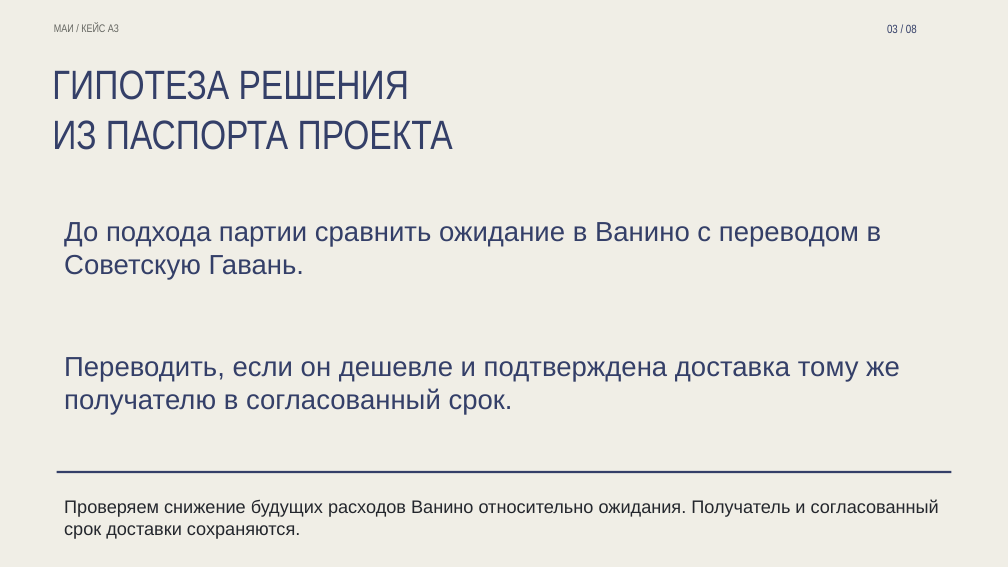
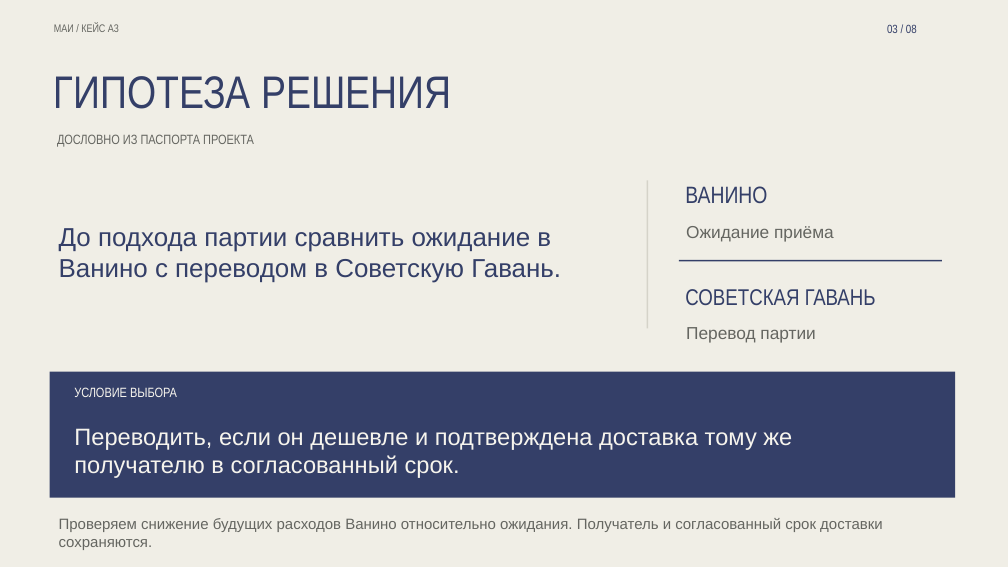
Before and after one commit to iszenzi/case-championship-hackathon-3-case, a slide deck: slide 3 of presentation/Vanino_Object_Motion.pptx. Drawn at 1008x567 pixels with LibreOffice and Linux fonts; fonts in the diff are those of the drawing. Boxes give left, top, right and bottom in pixels: in the first picture for what was removed or moved away, otherwise in the second. Text is boxed around its words. In the diff, an @@ line names an element or a change of style, - is before the commit and + after.

```diff
--- a/presentation/Vanino_Object_Motion.pptx
+++ b/presentation/Vanino_Object_Motion.pptx
@@ text "ГИПОТЕЗА РЕШЕНИЯ" at (53,76,451,109): size 39 to 43.5 pt @@
@@ text at (57,134,254,147): text changed; size 39 to 12.8 pt; text colour #343F68 to #656661 @@
-ИЗ ПАСПОРТА ПРОЕКТА
+ДОСЛОВНО ИЗ ПАСПОРТА ПРОЕКТА
@@ text "До подхода партии сравнить ожидание ..." at (59,228,561,283): size 26.2 to 24.8 pt @@
@@ rectangle added at (647,181,648,329), fill #D5D3C9 @@
@@ text added at (685,186,767,203), 22.5 pt, text #343F68 @@
+ВАНИНО
@@ text added at (686,226,834,241), 16.5 pt, text #656661 @@
+Ожидание приёма
@@ rectangle added at (679,260,942,262), fill #343F68 @@
@@ text added at (685,289,876,305), 21.8 pt, text #343F68 @@
+СОВЕТСКАЯ ГАВАНЬ
@@ text added at (686,327,815,343), 16.5 pt, text #656661 @@
+Перевод партии
@@ rectangle: place and size @@
-rectangle at (57,471,951,473)
+rectangle at (50,372,956,498)
@@ text added at (74,387,177,397), 12.8 pt, text #F6F4ED @@
+УСЛОВИЕ ВЫБОРА
@@ text "Переводить, если он дешевле и ...": place and size @@
-text "Переводить, если он дешевле и ..." at (64,357,900,415)
+text "Переводить, если он дешевле и ..." at (74,428,792,478)
@@ text "Переводить, если он дешевле и ..." at (74,428,792,478): size 26.2 to 22.5 pt, text colour #343F68 to #F6F4ED @@
@@ text "Проверяем снижение будущих расходов Ванино ...": place and size @@
-text "Проверяем снижение будущих расходов Ванино ..." at (64,499,939,539)
+text "Проверяем снижение будущих расходов Ванино ..." at (59,518,882,550)
@@ text "Проверяем снижение будущих расходов Ванино ..." at (59,518,882,550): size 17.2 to 14.2 pt, text colour #24272D to #656661 @@
```
Also in this commit, not shown: 2 other files.
